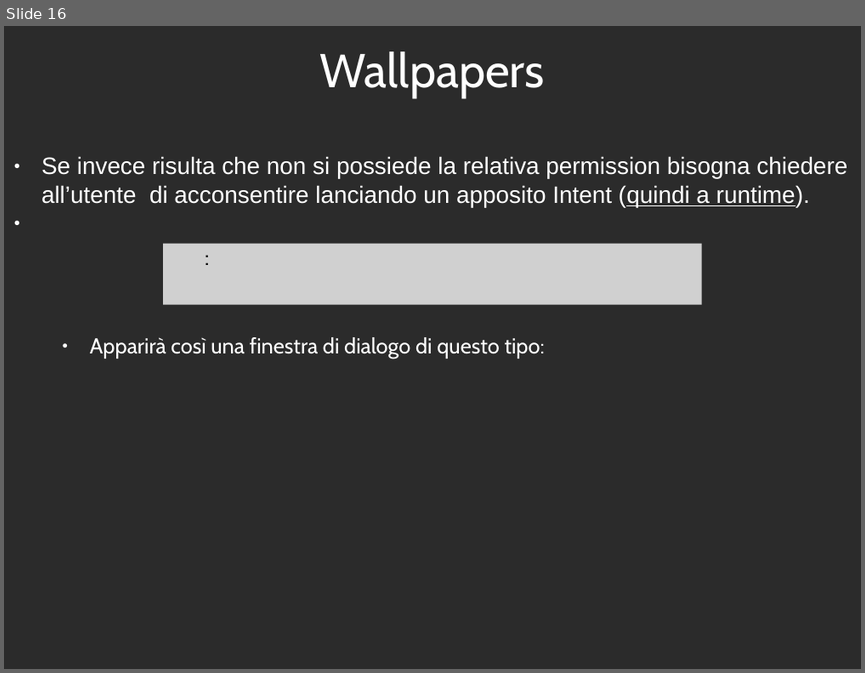
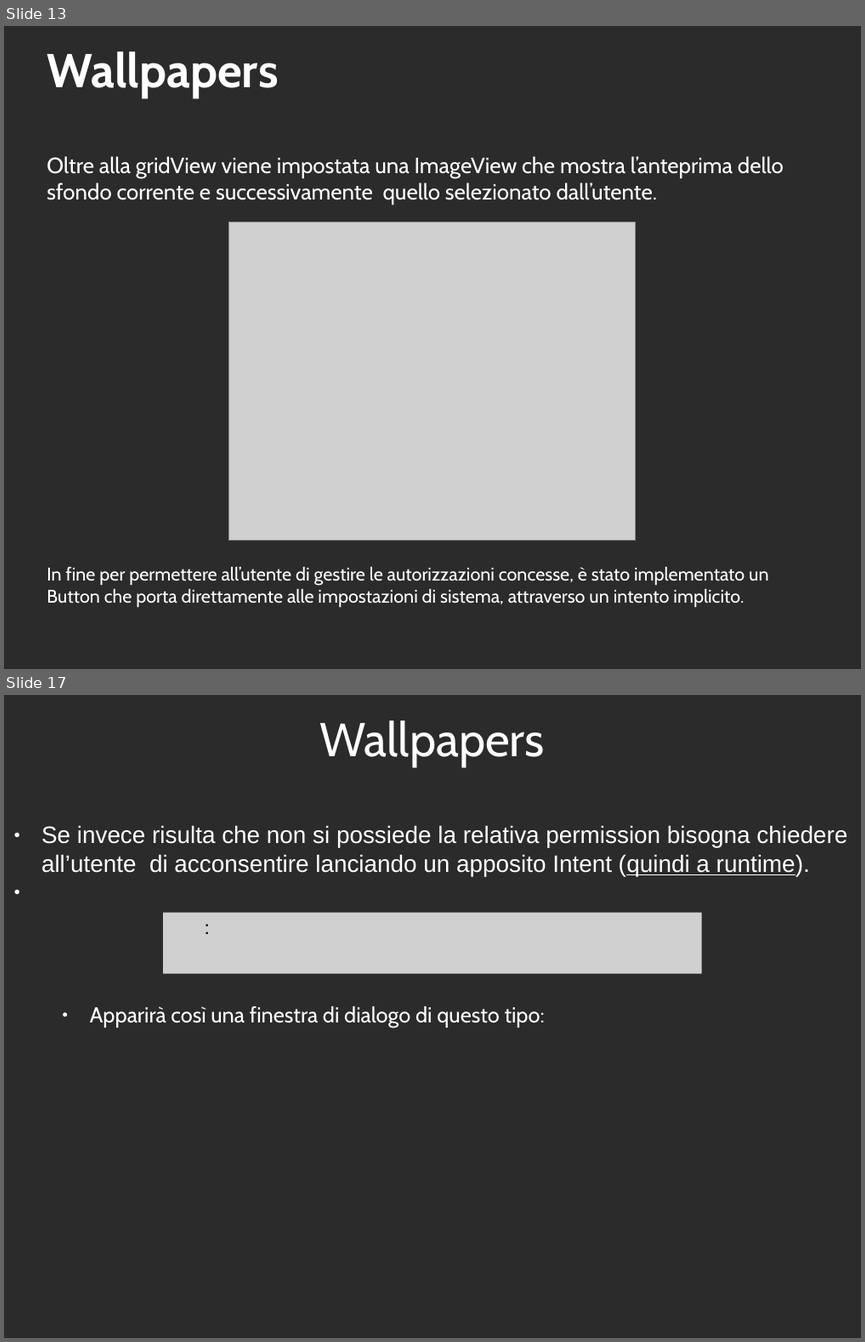
Before and after one commit to 0088024/Wallpaper_v4, a slide deck: ESONERO_WALLPAPERS_FPR-IOL2018.odp. Shown one above the other, each under a label of ours: slide 16 before the commit, slides 13 and 17 after it; the slides between them are not shown. The pictures are 865x673 and 865x1342 pixels, drawn with LibreOffice and Linux fonts; fonts in the diff are those of the drawing; grey boxes stand for pictures; background and template pictures are left out; a plain dark background stands for a picture behind light text. Boxes give left, top, right and bottom in pixels: in the first picture for what was removed or moved away, otherwise in the second. Text is boxed around its words. In the diff, an @@ line names an element or a change of style, - is before the commit and + after.

```diff
--- a/ESONERO_WALLPAPERS_FPR-IOL2018.odp
+++ b/ESONERO_WALLPAPERS_FPR-IOL2018.odp
@@ slide 13 added at (4,26,861,669), background picture (left out) @@
@@ title added at (46,52,278,98), 44 pt, text #FFFFFF, bold @@
+Wallpapers
@@ text added at (46,156,783,204), 20.4 pt, text #FFFFFF @@
+Oltre alla gridView viene impostata una ImageView che mostra l’anteprima dello sfondo corrente e successivamente quello selezionato dall’utente.
@@ picture added at (229,222,636,540) @@
@@ text added at (46,566,768,607), 17.1 pt, text #FFFFFF @@
+In fine per permettere all’utente di gestire le autorizzazioni concesse, è stato implementato un Button che porta direttamente alle impostazioni di sistema, attraverso un intento implicito.
@@ what was slide 16 is now slide 17 @@
```
Also in this commit, not shown: 5 slides changed, 3 other slides added, 5 slides removed.
